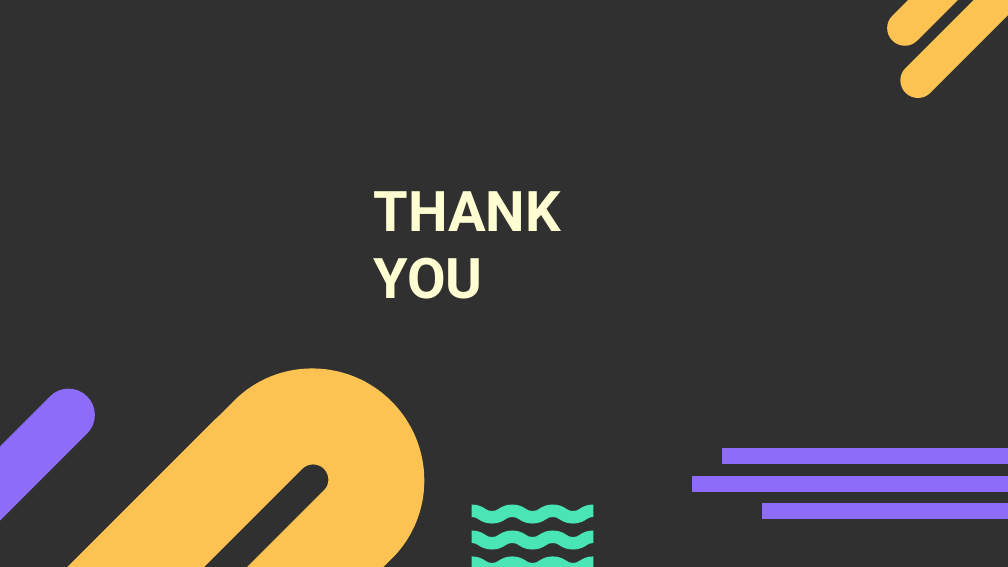
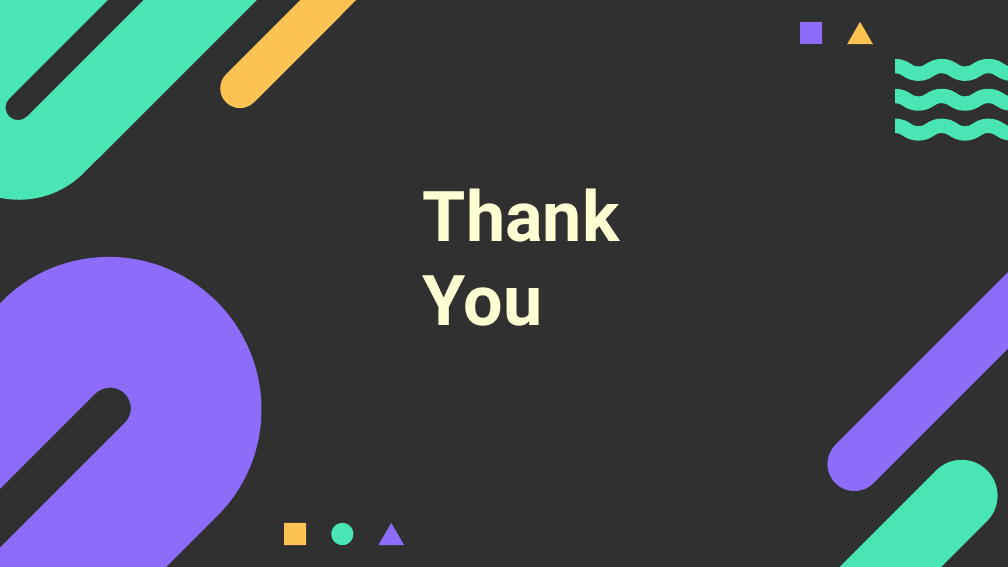
Before and after one commit to KalashShah19/SIH, a slide deck: slide 8 of Round 1/jainam.pptx. Drawn at 1008x567 pixels with LibreOffice and Linux fonts; fonts in the diff are those of the drawing. Boxes give left, top, right and bottom in pixels: in the first picture for what was removed or moved away, otherwise in the second. Text is boxed around its words. In the diff, an @@ line names an element or a change of style, - is before the commit and + after.

```diff
--- a/Round 1/jainam.pptx
+++ b/Round 1/jainam.pptx
@@ freeform shape added at box(0, 0, 399, 200), fill #49E5B5 @@
@@ freeform shape added at box(212, 0, 418, 116), fill #FCC353 @@
@@ rectangle added at box(800, 22, 823, 44), fill #8D6CFA @@
@@ triangle added at box(848, 22, 873, 44), fill #FCC353 @@
@@ freeform shape removed at box(885, 0, 1008, 98) @@
@@ freeform shape: place and size @@
-freeform shape at box(472, 505, 594, 524)
+freeform shape at box(895, 59, 1008, 82)
@@ freeform shape: place and size @@
-freeform shape at box(472, 530, 594, 549)
+freeform shape at box(895, 89, 1008, 111)
@@ freeform shape: place and size @@
-freeform shape at box(472, 556, 594, 567)
+freeform shape at box(895, 119, 1008, 141)
@@ title "Thank You" at box(423, 188, 620, 326): vertical alignment top to bottom @@
@@ title at box(423, 188, 620, 326): text changed; size 40 to 50 pt @@
-THANK YOU
+Thank
+You
@@ freeform shape added at box(816, 222, 1008, 503), fill #8D6CFA @@
@@ freeform shape added at box(0, 257, 262, 567), fill #8D6CFA @@
@@ freeform shape removed at box(0, 378, 106, 533) @@
@@ freeform shape removed at box(0, 369, 424, 567) @@
@@ freeform shape added at box(640, 445, 1008, 567), fill #49E5B5 @@
@@ freeform shape removed at box(723, 449, 1008, 465) @@
@@ freeform shape removed at box(693, 475, 1008, 491) @@
@@ freeform shape removed at box(762, 502, 1008, 519) @@
@@ rectangle added at box(284, 523, 306, 545), fill #FCC353 @@
@@ ellipse added at box(332, 523, 354, 545), fill #49E5B5 @@
@@ triangle added at box(378, 523, 403, 545), fill #8D6CFA @@
```
Also in this commit, not shown: 3 other slides changed.
